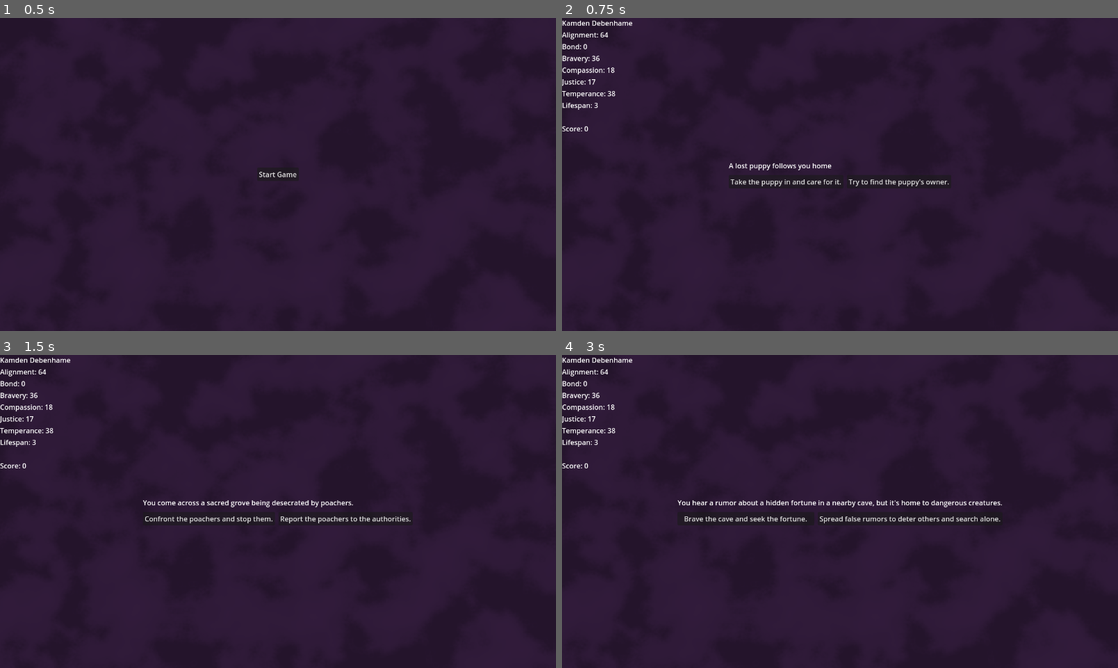
Above: before the commit, frames 1-4 (two rows, left to right).
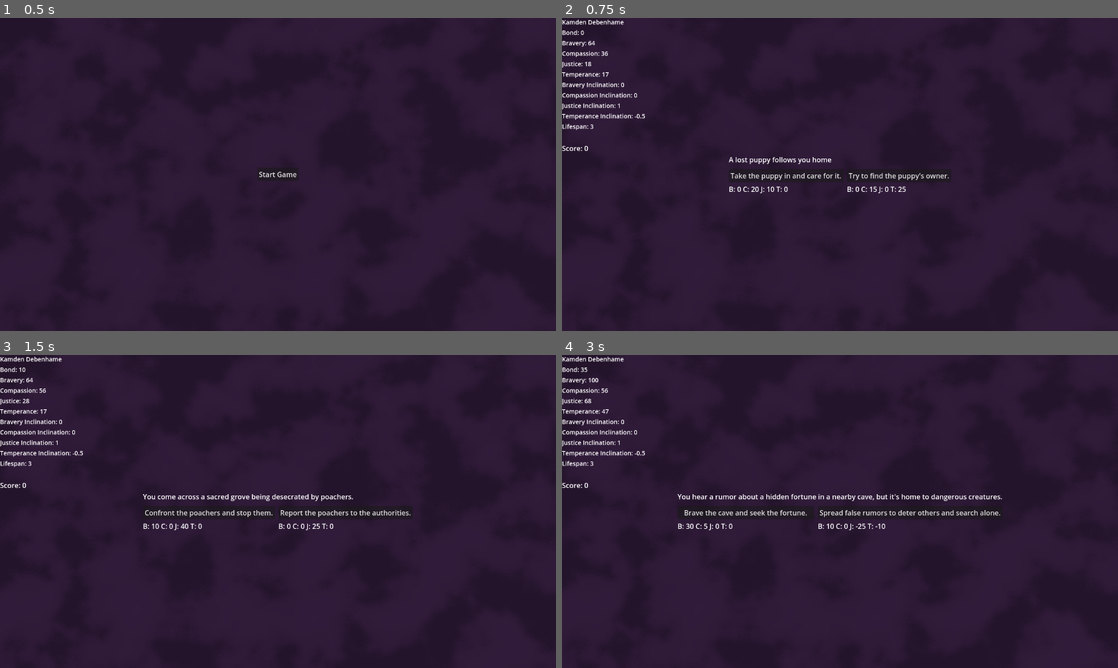
Above: after the commit, the same moments.

Repository: fiobabig/PirateJam16
Game: Godot game, scene res://app/game.tscn
Same seed, same stepped clock (60 frames per second), same inputs: the game is played once before the commit and once after it.
Inputs:
- Up to frame 1 (0.5 s): no input
- Up to frame 2 (0.75 s): click "Start Game" at 0.5 s
- Up to frame 3 (1.5 s): click "Take the puppy in and care fo…" at 1.25 s
- Up to frame 4 (3 s): click "Confront the poachers and sto…" at 2 s; click "Harvest the herb despite the …" at 2.75 s

Frame 1 is identical in both runs. In frame 2, 2.5% of the frame differs, in the area x 0-70%, y 0-56%; in frame 3, 3.0%; in frame 4, 3.5%, in the area x 0-80%, y 0-56%.
Error before the commit: Invalid access to property or key 'alignment' on a base object of type 'Resource (DecisionOption)'. (res://bearer/service/bearer_service.gd:53)

Commit message:
Revamp bond (#3)
* Updated alignment calculation to be based on inclination

* Debug decision options

Diff:
--- a/bearer/bearer_resource.gd
+++ b/bearer/bearer_resource.gd
@@ -3,11 +3,14 @@
 
 @export var name: String
 
-# effectively constant, unless we have a skill that lets it get modified or something
-@export var alignment: int  # -100 to 100
-
 # hit points
 @export var bond: int  # -100 to 100. maybe positive bond adds scaling for decisions
+
+# alignment
+@export var bravery_inclination: float  # -1.0 to 1.0
+@export var compassion_inclination: float  # -1.0 to 1.0
+@export var justice_inclination: float  # -1.0 to 1.0
+@export var temperance_inclination: float  # -1.0 to 1.0
 
 # stats modified by decisions (inflection stats)
 @export var bravery: int  # -100 to 100
--- a/bearer/display/bearer_display.gd
+++ b/bearer/display/bearer_display.gd
@@ -1,7 +1,10 @@
 extends MarginContainer
 
 @onready var name_label: Label = %Name
-@onready var alignment_label: Label = %Alignment
+@onready var bravery_inclination_label: Label = %BraveryInclination
+@onready var compassion_inclination_label: Label = %CompassionInclination
+@onready var justice_inclination_label: Label = %JusticeInclination
+@onready var temperance_inclination_label: Label = %TemperanceInclination
 @onready var bond_label: Label = %Bond
 @onready var bravery_label: Label = %Bravery
 @onready var compassion_label: Label = %Compassion
@@ -27,13 +30,16 @@
 func _on_bearer_changed(bearer: BearerResource):
 	visible = true
 	name_label.text = bearer.name
-	alignment_label.text = "Alignment: " + str(bearer.alignment)
 	bond_label.text = "Bond: " + str(bearer.bond)
 	bravery_label.text = "Bravery: " + str(bearer.bravery)
 	compassion_label.text = "Compassion: " + str(bearer.compassion)
 	justice_label.text = "Justice: " + str(bearer.justice)
 	temperance_label.text = "Temperance: " + str(bearer.temperance)
 	lifespan_label.text = "Lifespan: " + str(bearer.lifespan)
+	bravery_inclination_label.text = "Bravery Inclination: " + str(bearer.bravery_inclination)
+	compassion_inclination_label.text = "Compassion Inclination: " + str(bearer.compassion_inclination)
+	justice_inclination_label.text = "Justice Inclination: " + str(bearer.justice_inclination)
+	temperance_inclination_label.text = "Temperance Inclination: " + str(bearer.temperance_inclination)
 
 
 func _on_selected_changed(skills: Array[Enums.Skills]):
--- a/bearer/display/bearer_display.tscn
+++ b/bearer/display/bearer_display.tscn
@@ -16,39 +16,63 @@
 [node name="Name" type="Label" parent="VBoxContainer"]
 unique_name_in_owner = true
 layout_mode = 2
+theme_override_font_sizes/font_size = 14
 text = "da name"
-
-[node name="Alignment" type="Label" parent="VBoxContainer"]
-unique_name_in_owner = true
-layout_mode = 2
 
 [node name="Bond" type="Label" parent="VBoxContainer"]
 unique_name_in_owner = true
 layout_mode = 2
+theme_override_font_sizes/font_size = 14
 
 [node name="Bravery" type="Label" parent="VBoxContainer"]
 unique_name_in_owner = true
 layout_mode = 2
+theme_override_font_sizes/font_size = 14
 
 [node name="Compassion" type="Label" parent="VBoxContainer"]
 unique_name_in_owner = true
 layout_mode = 2
+theme_override_font_sizes/font_size = 14
 
 [node name="Justice" type="Label" parent="VBoxContainer"]
 unique_name_in_owner = true
 layout_mode = 2
+theme_override_font_sizes/font_size = 14
 
 [node name="Temperance" type="Label" parent="VBoxContainer"]
 unique_name_in_owner = true
 layout_mode = 2
+theme_override_font_sizes/font_size = 14
+
+[node name="BraveryInclination" type="Label" parent="VBoxContainer"]
+unique_name_in_owner = true
+layout_mode = 2
+theme_override_font_sizes/font_size = 14
+
+[node name="CompassionInclination" type="Label" parent="VBoxContainer"]
+unique_name_in_owner = true
+layout_mode = 2
+theme_override_font_sizes/font_size = 14
+
+[node name="JusticeInclination" type="Label" parent="VBoxContainer"]
+unique_name_in_owner = true
+layout_mode = 2
+theme_override_font_sizes/font_size = 14
+
+[node name="TemperanceInclination" type="Label" parent="VBoxContainer"]
+unique_name_in_owner = true
+layout_mode = 2
+theme_override_font_sizes/font_size = 14
 
 [node name="Lifespan" type="Label" parent="VBoxContainer"]
 unique_name_in_owner = true
 layout_mode = 2
+theme_override_font_sizes/font_size = 14
 
 [node name="Skills" type="Label" parent="VBoxContainer"]
 unique_name_in_owner = true
 layout_mode = 2
+theme_override_font_sizes/font_size = 14
 
 [node name="Score" type="Label" parent="VBoxContainer"]
 unique_name_in_owner = true
--- a/bearer/service/bearer_service.gd
+++ b/bearer/service/bearer_service.gd
@@ -17,12 +17,20 @@
 
 	_current = BearerResource.new()
 	_current.name = first_name + " " + last_name
-	_current.alignment = _random_stat()
+
+	# hit points
 	_current.bond = 0
+
+	# alignment
+	_add_inclination(_current)
+
+	# stats modified by decisions (inflection stats)
 	_current.bravery = _random_stat()
 	_current.compassion = _random_stat()
 	_current.justice = _random_stat()
 	_current.temperance = _random_stat()
+
+	# longevity
 	_current.lifespan = 3
 
 	changed.emit(_current)
@@ -50,10 +58,12 @@
 	_current.justice = _cap(_current.justice + option.justice)
 	_current.temperance = _cap(_current.temperance + option.temperance)
 
-	if sign(_current.alignment) == sign(option.alignment):
-		_current.bond += abs(option.alignment)
-	else:
-		_current.bond -= abs(option.alignment)
+	_current.bond += (
+		(option.bravery * _current.bravery_inclination)
+		+ (option.compassion * _current.compassion_inclination)
+		+ (option.justice * _current.justice_inclination)
+		+ (option.temperance * _current.temperance_inclination)
+	)
 
 	_current.bond = _cap(_current.bond)
 
@@ -71,3 +81,39 @@
 
 func _random_stat():
 	return randi() % 201 - 100
+
+
+func _add_inclination(bearer: BearerResource):
+	bearer.bravery_inclination = 0.0
+	bearer.compassion_inclination = 0.0
+	bearer.justice_inclination = 0.0
+	bearer.temperance_inclination = 0.0
+
+	var primary_inclination_stat = randi_range(1, 4)
+	var secondary_inclination_stat = randi_range(1, 4)
+
+	var primary_inclination_value = -1.0 if randi_range(0, 1) == 0.0 else 1.0
+	var secondary_inclination_value = 0.5 * (sign(primary_inclination_value) * -1)
+
+	while secondary_inclination_stat == primary_inclination_stat:
+		secondary_inclination_stat = randi_range(1, 4)
+
+	match primary_inclination_stat:
+		1:
+			bearer.bravery_inclination = primary_inclination_value
+		2:
+			bearer.compassion_inclination = primary_inclination_value
+		3:
+			bearer.justice_inclination = primary_inclination_value
+		4:
+			bearer.temperance_inclination = primary_inclination_value
+
+	match secondary_inclination_stat:
+		1:
+			bearer.bravery_inclination = secondary_inclination_value
+		2:
+			bearer.compassion_inclination = secondary_inclination_value
+		3:
+			bearer.justice_inclination = secondary_inclination_value
+		4:
+			bearer.temperance_inclination = secondary_inclination_value
--- a/event/decision/display/decision_display.gd
+++ b/event/decision/display/decision_display.gd
@@ -4,6 +4,8 @@
 @onready var description: Label = %Description
 @onready var option1: Button = %Option1
 @onready var option2: Button = %Option2
+@onready var option1_stats: Label = %Option1Stats
+@onready var option2_stats: Label = %Option2Stats
 
 var _current_decision: Decision
 
@@ -18,6 +20,28 @@
 	option1.text = decision.options[0].text
 	option2.text = decision.options[1].text
 
+	option1_stats.text = (
+		"B: "
+		+ str(decision.options[0].bravery)
+		+ " C: "
+		+ str(decision.options[0].compassion)
+		+ " J: "
+		+ str(decision.options[0].justice)
+		+ " T: "
+		+ str(decision.options[0].temperance)
+	)
+
+	option2_stats.text = (
+		"B: "
+		+ str(decision.options[1].bravery)
+		+ " C: "
+		+ str(decision.options[1].compassion)
+		+ " J: "
+		+ str(decision.options[1].justice)
+		+ " T: "
+		+ str(decision.options[1].temperance)
+	)
+
 
 func _on_option_1_pressed() -> void:
 	BearerService.update(_current_decision.options[0])
--- a/event/decision/display/decision_display.tscn
+++ b/event/decision/display/decision_display.tscn
@@ -32,17 +32,33 @@
 layout_mode = 2
 theme_override_constants/separation = 8
 
-[node name="Option1" type="Button" parent="DecisionFrame/VBoxContainer/HBoxContainer"]
+[node name="VBoxContainer" type="VBoxContainer" parent="DecisionFrame/VBoxContainer/HBoxContainer"]
+layout_mode = 2
+size_flags_horizontal = 3
+
+[node name="Option1" type="Button" parent="DecisionFrame/VBoxContainer/HBoxContainer/VBoxContainer"]
 unique_name_in_owner = true
 layout_mode = 2
 size_flags_horizontal = 3
 text = "Option 1"
 
-[node name="Option2" type="Button" parent="DecisionFrame/VBoxContainer/HBoxContainer"]
+[node name="Option1Stats" type="Label" parent="DecisionFrame/VBoxContainer/HBoxContainer/VBoxContainer"]
+unique_name_in_owner = true
+layout_mode = 2
+
+[node name="VBoxContainer2" type="VBoxContainer" parent="DecisionFrame/VBoxContainer/HBoxContainer"]
+layout_mode = 2
+size_flags_horizontal = 3
+
+[node name="Option2" type="Button" parent="DecisionFrame/VBoxContainer/HBoxContainer/VBoxContainer2"]
 unique_name_in_owner = true
 layout_mode = 2
 size_flags_horizontal = 3
 text = "Option 2"
 
-[connection signal="pressed" from="DecisionFrame/VBoxContainer/HBoxContainer/Option1" to="." method="_on_option_1_pressed"]
-[connection signal="pressed" from="DecisionFrame/VBoxContainer/HBoxContainer/Option2" to="." method="_on_option_2_pressed"]
+[node name="Option2Stats" type="Label" parent="DecisionFrame/VBoxContainer/HBoxContainer/VBoxContainer2"]
+unique_name_in_owner = true
+layout_mode = 2
+
+[connection signal="pressed" from="DecisionFrame/VBoxContainer/HBoxContainer/VBoxContainer/Option1" to="." method="_on_option_1_pressed"]
+[connection signal="pressed" from="DecisionFrame/VBoxContainer/HBoxContainer/VBoxContainer2/Option2" to="." method="_on_option_2_pressed"]
--- a/event/inflection/instances/test_inflection_one.tres
+++ b/event/inflection/instances/test_inflection_one.tres
@@ -5,7 +5,7 @@
 [resource]
 script = ExtResource("1_ydix6")
 description = "This is a test inflection (bravery focus)"
-bravery_weight = 0.7
-compassion_weight = 0.1
-justice_weight = 0.1
-temperance_weight = 0.1
+bravery_weight = 0.4
+compassion_weight = 0.2
+justice_weight = 0.2
+temperance_weight = 0.2
